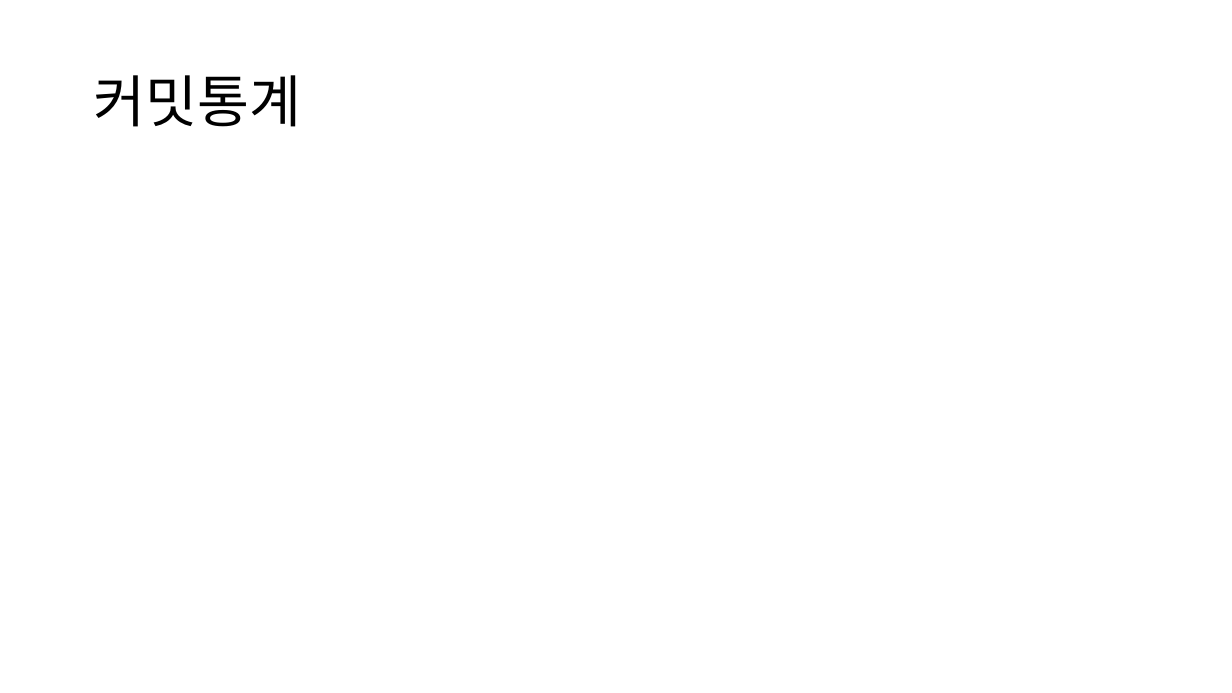
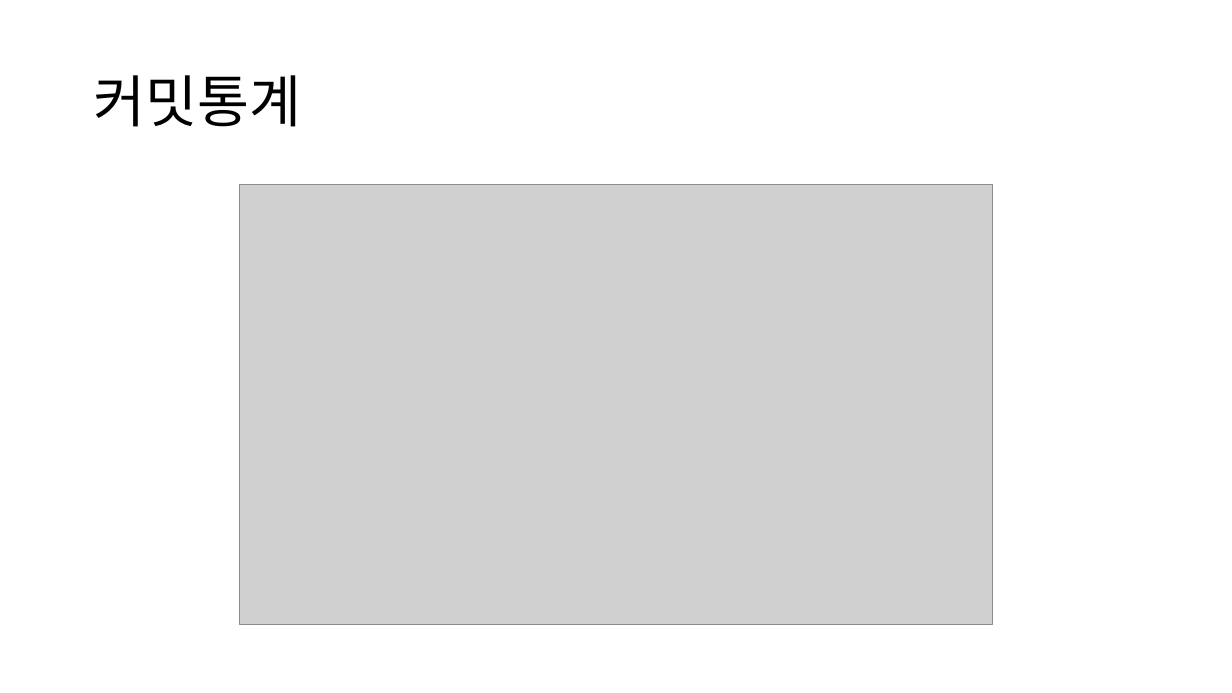
Before and after one commit to Jirung-E/Script_termproject, a slide deck: slide 4 of docs/스크립트언어_텀프로젝트_중간발표.pptx (slide 3 before the commit). Drawn at 1232x693 pixels with LibreOffice and Linux fonts; fonts in the diff are those of the drawing; grey boxes stand for pictures. Boxes give left, top, right and bottom in pixels: in the first picture for what was removed or moved away, otherwise in the second. Text is boxed around its words. In the diff, an @@ line names an element or a change of style, - is before the commit and + after.

```diff
--- a/docs/스크립트언어_텀프로젝트_중간발표.pptx
+++ b/docs/스크립트언어_텀프로젝트_중간발표.pptx
@@ picture added at bbox=[239, 185, 994, 625] @@
```
Also in this commit, not shown: 1 other slide changed, 1 slide added, 3 other files.
